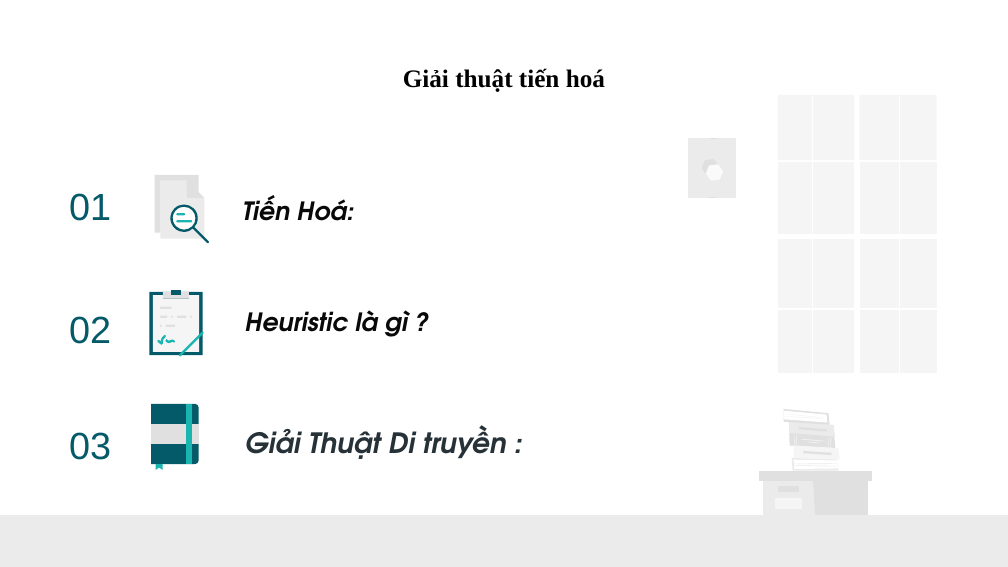
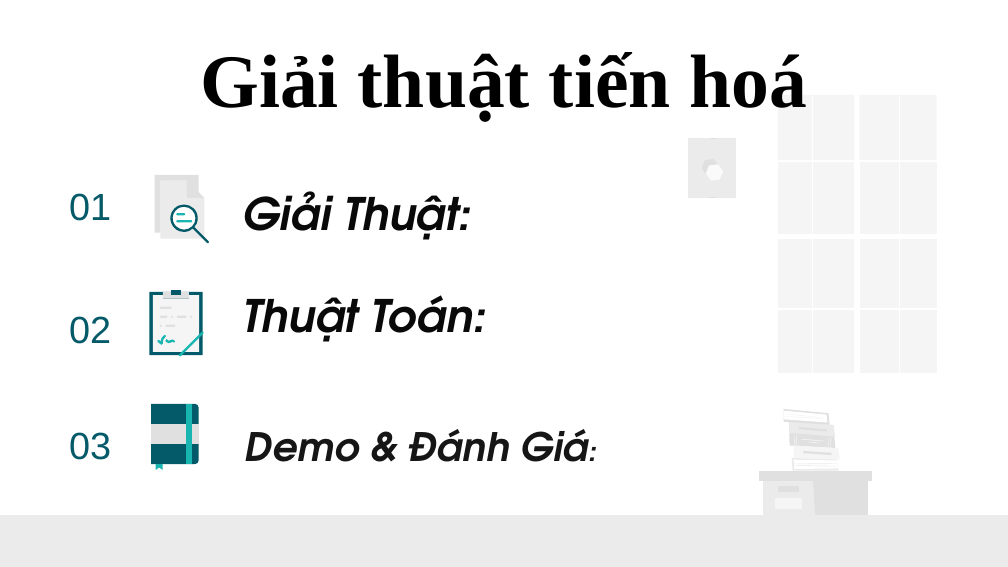
Before and after one commit to TooCuteToo/GiaiThuatTienHoa, a slide deck: slide 1 of ThuatTienHoa_I.pptx. Drawn at 1008x567 pixels with LibreOffice and Linux fonts; fonts in the diff are those of the drawing. Boxes give left, top, right and bottom in pixels: in the first picture for what was removed or moved away, otherwise in the second. Text is boxed around its words. In the diff, an @@ line names an element or a change of style, - is before the commit and + after.

```diff
--- a/ThuatTienHoa_I.pptx
+++ b/ThuatTienHoa_I.pptx
@@ title "Giải thuật tiến hoá" at [200, 52, 807, 122]: size 18 to 54 pt @@
@@ subtitle at [242, 191, 470, 240]: text changed; size 18 to 32 pt @@
-Tiến Hoá:
+Giải Thuật:
@@ subtitle at [243, 295, 486, 342]: text changed; size 18 to 32 pt @@
-Heuristic là gì ?
+Thuật Toán:
@@ subtitle at [245, 429, 588, 462]: text changed; size 20 to 28 pt; text colour #263238 to #161616 @@
-Giải Thuật Di truyền :
+Demo & Đánh Giá:
```
Also in this commit, not shown: 13 slides added, 1 other file.
